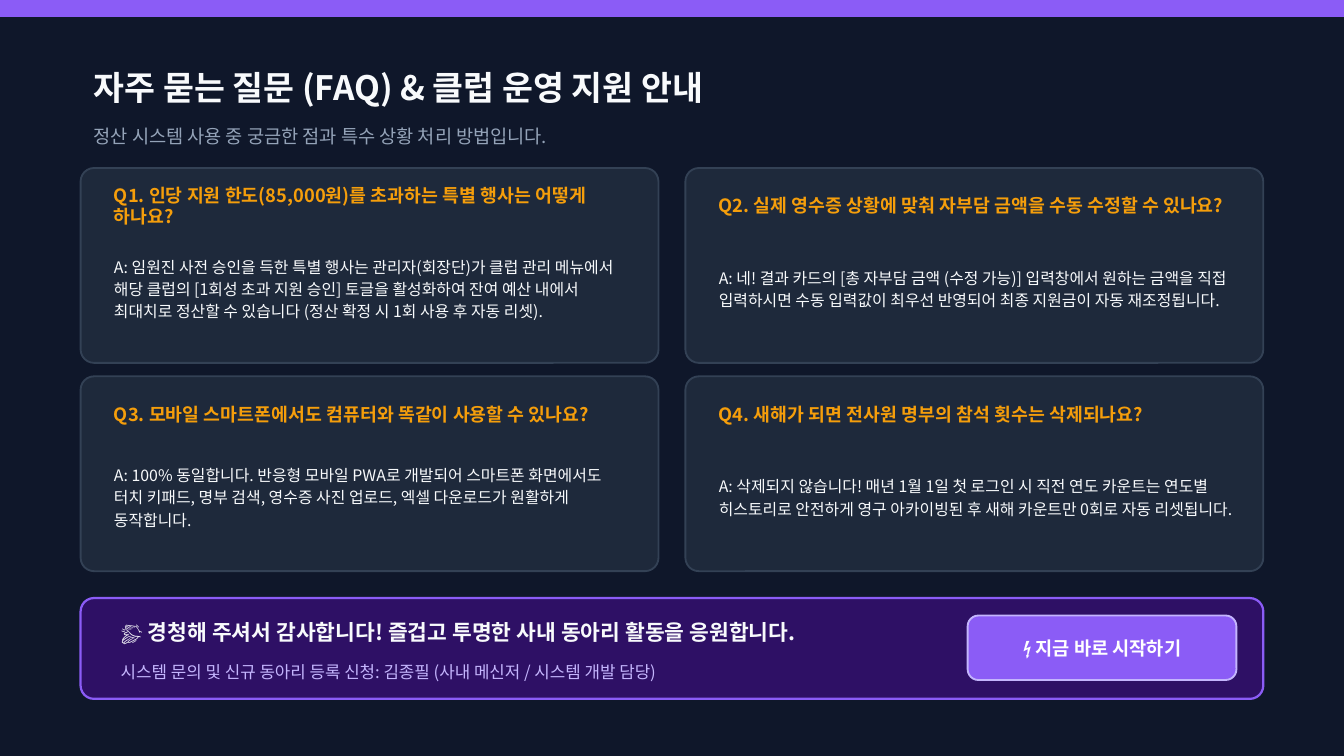
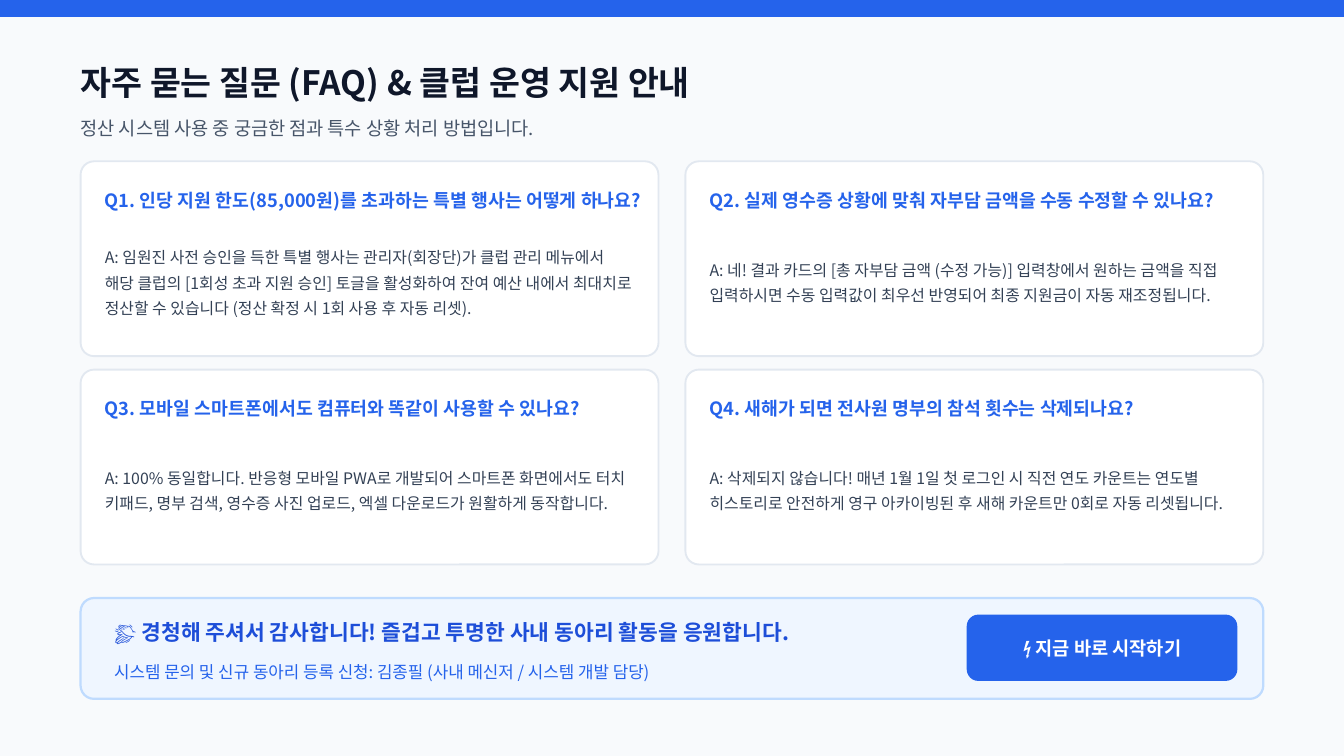
Before and after one commit to gochujangs33-dot/Club-expense, a slide deck: slide 12 of 3M_사내_클럽_비용_정산_시스템_사용_설명회.pptx. Drawn at 1344x756 pixels with LibreOffice and Linux fonts; fonts in the diff are those of the drawing. Boxes give left, top, right and bottom in pixels: in the first picture for what was removed or moved away, otherwise in the second. Text is boxed around its words. In the diff, an @@ line names an element or a change of style, - is before the commit and + after.

```diff
--- a/3M_사내_클럽_비용_정산_시스템_사용_설명회.pptx
+++ b/3M_사내_클럽_비용_정산_시스템_사용_설명회.pptx
@@ rectangle at (0, 0, 1344, 755): fill #0F172A to #F8FAFC; outline #0F172A 1 pt to #F8FAFC 1 pt @@
@@ rectangle at (0, 0, 1344, 16): fill #8B5CF6 to #2563EB; outline #8B5CF6 1 pt to #2563EB 1 pt @@
@@ text "자주 묻는 질문 (FAQ) & ..." at (81, 67, 690, 102): text colour #F8FAFC to #0F172A @@
@@ text "정산 시스템 사용 중 궁금한 ...": place and size @@
-text "정산 시스템 사용 중 궁금한 ..." at (94, 127, 547, 145)
+text "정산 시스템 사용 중 궁금한 ..." at (81, 119, 534, 137)
@@ text "정산 시스템 사용 중 궁금한 ..." at (81, 119, 534, 137): text colour #94A3B8 to #475569 @@
@@ text colour #F59E0B to #2563EB in 4 elements at (105, 191, 641, 211), (105, 399, 580, 419), (710, 399, 1134, 419), (710, 191, 1214, 211) @@
@@ text "A: 임원진 사전 승인을 득한 ...": place and size @@
-text "A: 임원진 사전 승인을 득한 ..." at (114, 260, 614, 320)
+text "A: 임원진 사전 승인을 득한 ..." at (105, 250, 632, 317)
@@ text "A: 네! 결과 카드의 [총 ...": place and size @@
-text "A: 네! 결과 카드의 [총 ..." at (719, 271, 1226, 308)
+text "A: 네! 결과 카드의 [총 ..." at (710, 263, 1217, 303)
@@ 4 rounded rectangles: place and size @@
-4 rounded rectangles at (81, 168, 1263, 571)
+4 rounded rectangles at (81, 161, 1263, 564)
@@ fill #1E293B to #FFFFFF; outline #334155 1 pt to #E2E8F0 1 pt in 4 elements at (81, 161, 659, 356), (685, 161, 1263, 356), (81, 370, 659, 564), (685, 370, 1263, 564) @@
@@ text colour #F8FAFC to #334155; line spacing 12pt to 13.5pt in 4 elements at (105, 250, 632, 317), (710, 263, 1217, 303), (105, 470, 625, 512), (710, 471, 1223, 511) @@
@@ rounded rectangle at (81, 598, 1263, 699): fill #2E1065 to #EFF6FF; outline #8B5CF6 1.2 pt to #BFDBFE 1.2 pt @@
@@ text "👏 경청해 주셔서 감사합니다! 즐겁고 ..." at (141, 622, 789, 642): text colour #F8FAFC to #1D4ED8 @@
@@ rounded rectangle at (968, 616, 1236, 680): fill #8B5CF6 to #2563EB; outline #C4B5FD 1 pt to #2563EB 1 pt @@
@@ text "시스템 문의 및 신규 동아리 ..." at (114, 664, 649, 681): text colour #C4B5FD to #2563EB @@
```
Also in this commit, not shown: 11 other slides changed, 17 other files.
